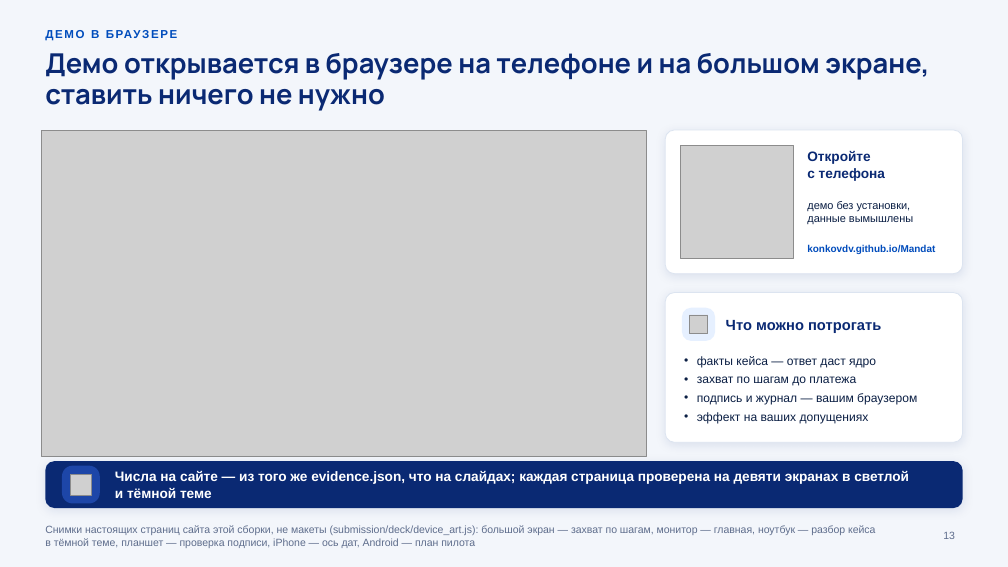
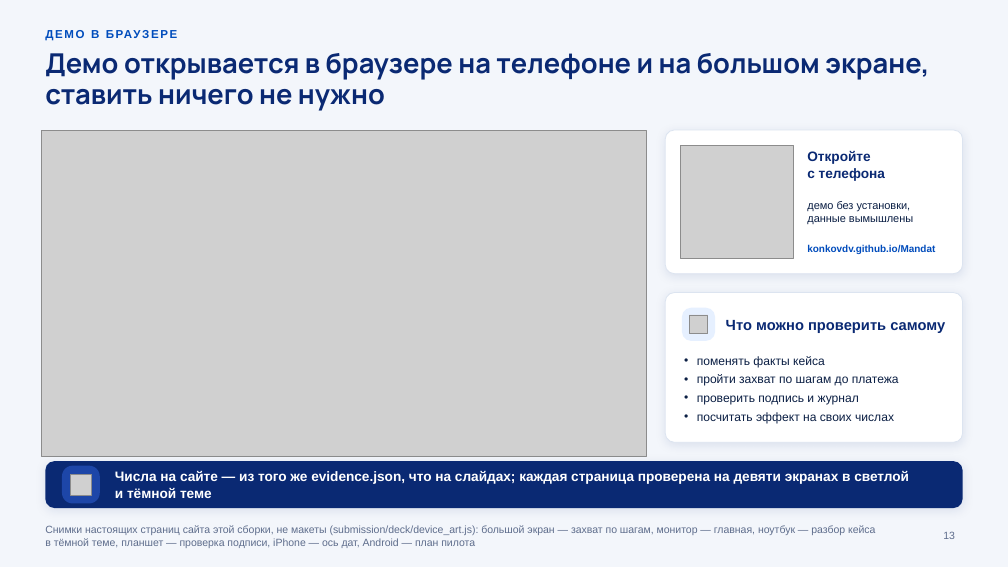
Before and after one commit to KonkovDV/Mandat, a slide deck: slide 13 of submission/slides/Mandat_VTB.pptx. Drawn at 1008x567 pixels with LibreOffice and Linux fonts; fonts in the diff are those of the drawing; grey boxes stand for pictures; background and template pictures are left out. Boxes give left, top, right and bottom in pixels: in the first picture for what was removed or moved away, otherwise in the second. Text is boxed around its words. In the diff, an @@ line names an element or a change of style, - is before the commit and + after.

```diff
--- a/submission/slides/Mandat_VTB.pptx
+++ b/submission/slides/Mandat_VTB.pptx
@@ text at box(726, 320, 945, 333): text changed @@
-Что можно потрогать
+Что можно проверить самому
@@ text at box(697, 356, 899, 423): text changed @@
-• факты кейса — ответ даст ядро
-• захват по шагам до платежа
-• подпись и журнал — вашим браузером
-• эффект на ваших допущениях
+• поменять факты кейса
+• пройти захват по шагам до платежа
+• проверить подпись и журнал
+• посчитать эффект на своих числах
```
Also in this commit, not shown: 6 other slides changed, 18 other files.
